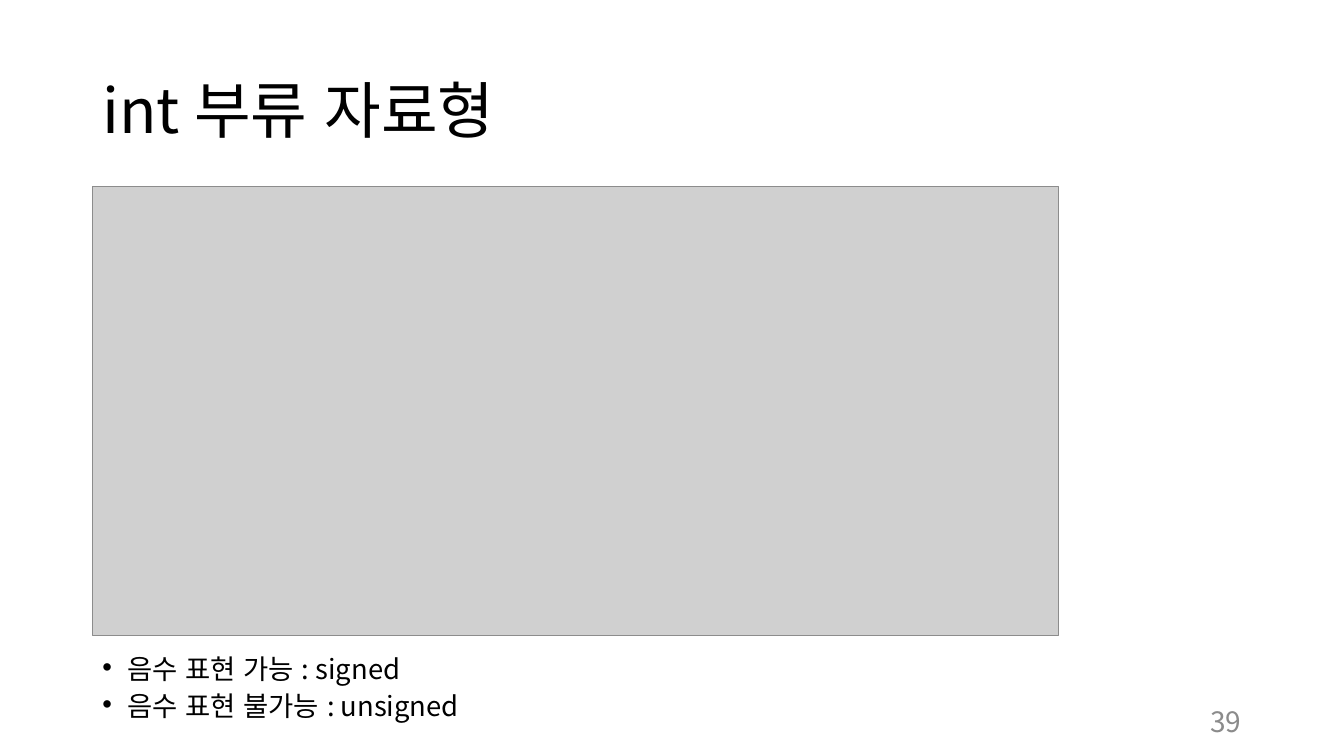
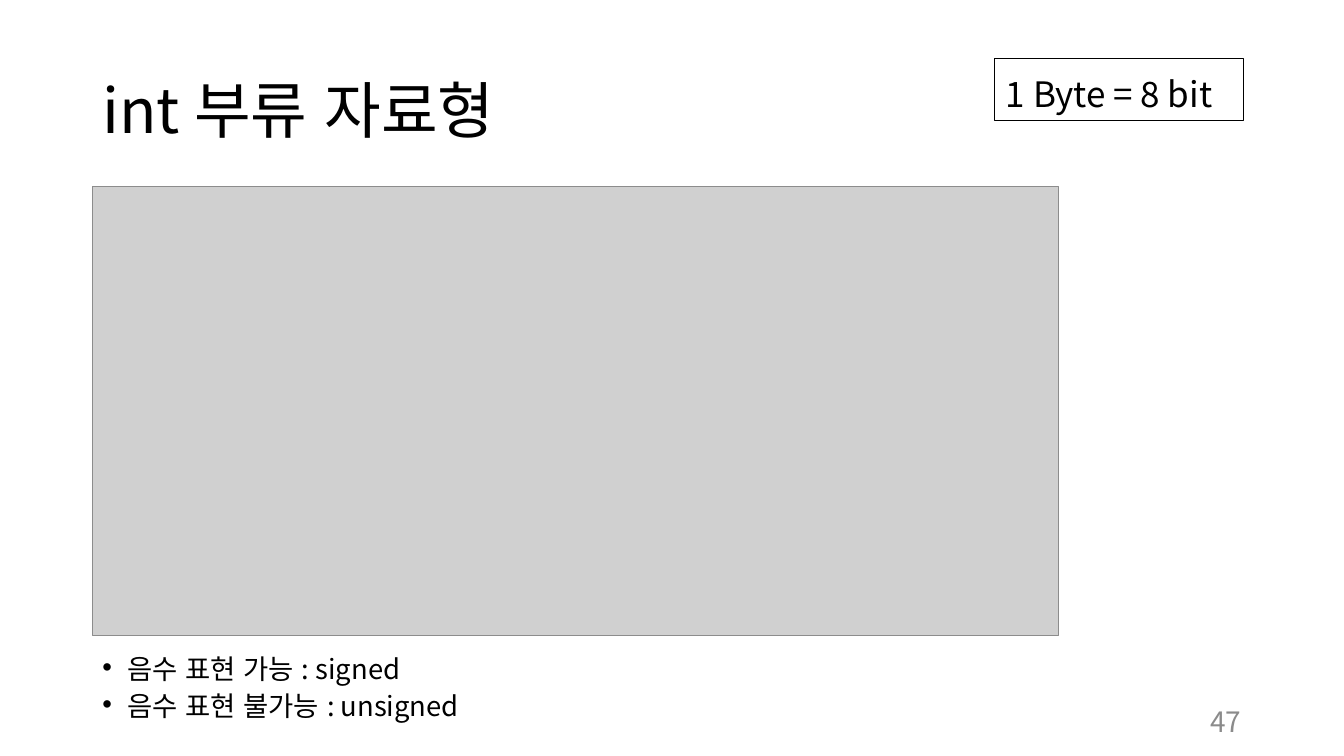
Before and after one commit to chohanjoo/C_Study, a slide deck: slide 47 of c언어 교제 1.pptx (slide 39 before the commit). Drawn at 1344x756 pixels with LibreOffice and Linux fonts; fonts in the diff are those of the drawing; grey boxes stand for pictures. Boxes give left, top, right and bottom in pixels: in the first picture for what was removed or moved away, otherwise in the second. Text is boxed around its words. In the diff, an @@ line names an element or a change of style, - is before the commit and + after.

```diff
--- a/c언어 교제 1.pptx
+++ b/c언어 교제 1.pptx
@@ rectangle added at [995, 58, 1244, 121], outline #000000 0.75 pt @@
@@ text added at [1006, 79, 1212, 115], 25 pt, text #000000 @@
+1 Byte = 8 bit
@@ page number at [1210, 711, 1241, 732]: text changed @@
-39
+47
```
Also in this commit, not shown: 10 other slides changed, 10 slides added, 6 other files.
